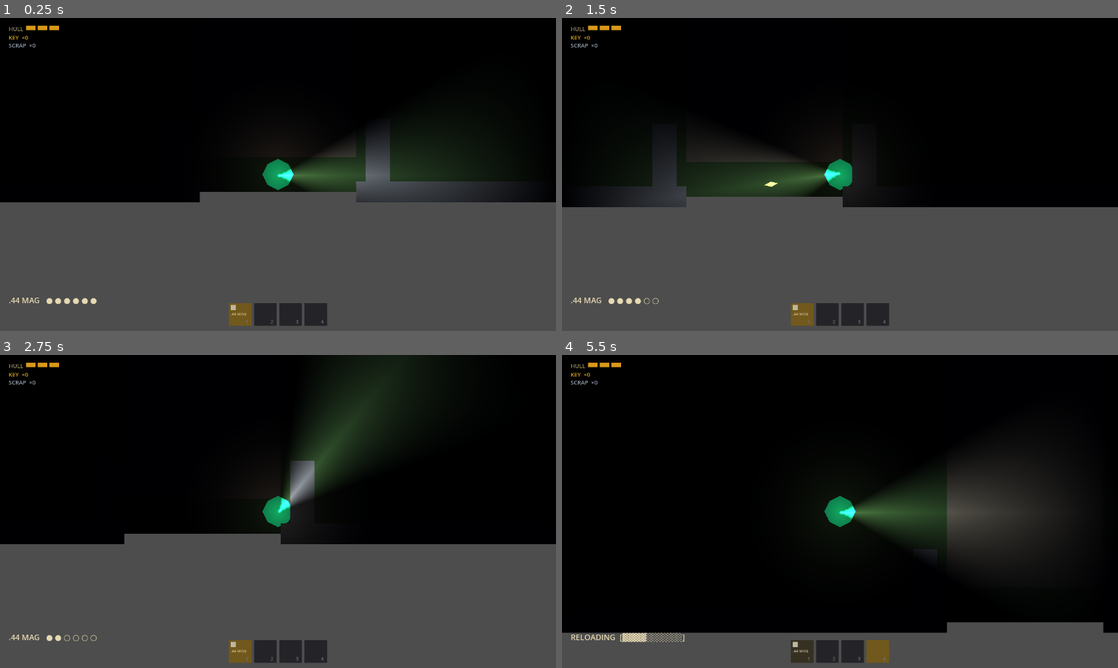
Above: before the commit, frames 1-4 (two rows, left to right).
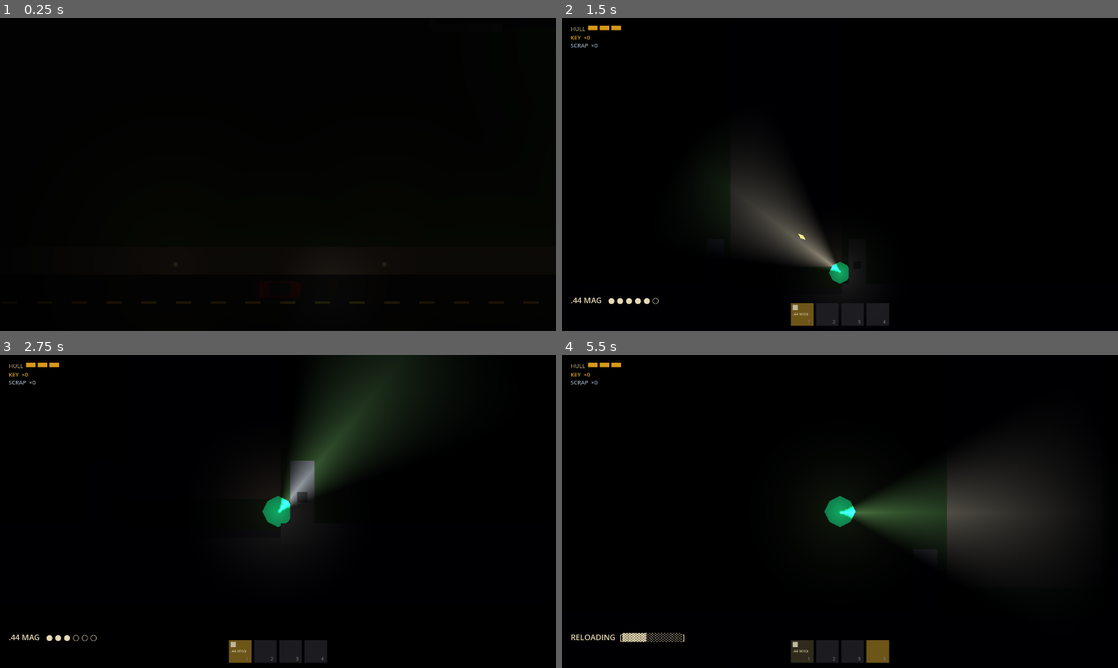
Above: after the commit, the same moments.

Repository: CodingCam-7/We-Lost-Dave
Game: Godot game, scene res://scenes/world.tscn
Same seed, same stepped clock (60 frames per second), same inputs: the game is played once before the commit and once after it. Sound files missing from this copy of the repository are replaced by a short silence.
Inputs (mouse positions are in pixels of both pictures, inside the frame that each line leads up to):
- Up to frame 1 (0.25 s): no input
- Up to frame 2 (1.5 s): tap Enter at 0.5 s; move the mouse to (962, 158) at 0.52 s; hold D (move_right) 0.53-1.28 s; tap E at 0.6 s; click (962, 158) at 0.67 s; tap Space at 0.77, 0.8, 1.07, 1.35 s; move the mouse to (728, 190) at 1.27 s; hold S (move_down) from 1.28 s (still down); click (728, 190) at 1.42 s
- Up to frame 3 (2.75 s): tap Space at 1.52, 1.82, 2.3 s; tap E at 1.55 s; move the mouse to (333, 442) at 2.02 s; release S (move_down) at 2.03 s; press the mouse at (333, 442) at 2.03 s; hold D (move_right) from 2.03 s (still down)
- Up to frame 4 (5.5 s): move the mouse to (812, 574) at 2.77 s; release D (move_right) at 2.78 s; release the mouse at (812, 574) at 2.78 s; hold W (move_up) 2.78-3.53 s; tap 1 at 2.85 s; click (812, 574) at 2.92 s; tap Space at 3.02, 3.32, 3.77, 3.8, 4.07, 4.52, 4.82, 5, 5.3 s; tap E at 3.05, 4.55 s; move the mouse to (1006, 558) at 3.52 s; hold A (move_left) 3.53-5.03 s; tap 2 at 3.6 s; click (1006, 558) at 3.67 s; tap R (reload) at 4.15 s; move the mouse to (673, 464) at 4.27 s; tap 3 at 4.35 s; click (673, 464) at 4.42 s; tap Escape at 4.9 s; move the mouse to (867, 511) at 5.02 s; hold S (move_down) from 5.03 s (still down); tap 4 at 5.1 s; click (867, 511) at 5.17 s

The runs differ from the first frame. In frame 1, 48% of the frame differs, in the area x 0-100%, y 2-100%; in frame 2, 43%; in frame 3, 39%; in frame 4, 11%.

Commit message:
Add intro cutscene: car drop-off, lit street, lights flicker out at the gate
Co-Authored-By: Claude Opus 5.5 (1M context) <noreply@anthropic.com>

Diff:
--- a/project.godot
+++ b/project.godot
@@ -66,5 +66,6 @@
 3d/physics_engine="Jolt Physics"
 
 [rendering]
+environment/defaults/default_clear_color=Color(0, 0, 0, 1)
 
 rendering_device/driver.windows="d3d12"
--- a/scripts/house_room.gd
+++ b/scripts/house_room.gd
@@ -32,6 +32,12 @@
 const COLOR_BACKYARD := Color(0.08, 0.12, 0.06)   # dark outdoor grass
 const COLOR_POOL     := Color(0.05, 0.10, 0.18)   # dark water
 const COLOR_SHED     := Color(0.10, 0.09, 0.08)   # dark wood
+const COLOR_ROAD     := Color(0.07, 0.07, 0.08)   # asphalt
+const COLOR_SIDEWALK := Color(0.20, 0.20, 0.20)   # concrete
+const COLOR_LANE     := Color(0.55, 0.45, 0.12)   # faded yellow centre line
+const COLOR_GATE     := Color(0.13, 0.13, 0.15)   # wrought iron
+
+const AMBIENT_DARK := Color(0.0, 0.0, 0.05)       # normal in-game darkness
 
 var _enemy_scene     := preload("res://scenes/enemy.tscn")
 var _chest_scene     := preload("res://scenes/chest.tscn")
@@ -39,6 +45,7 @@
 
 func _ready() -> void:
 	_build_darkness()
+	_build_street()
 	_build_front_yard()
 	_build_foyer()
 	_build_living_room()
@@ -56,14 +63,17 @@
 	_build_closet()
 	_spawn_enemies()
 	_spawn_furniture()
+	_build_intro_lamps()
 	_start_ambient()
+	# Intro runs last so every lamp and the player already exist
+	add_child(IntroSequence.new())
 
 # ── Darkness ───────────────────────────────────────────────────────────────────
 
 func _build_darkness() -> void:
 	var mod := CanvasModulate.new()
 	mod.name  = "AmbientDark"
-	mod.color = Color(0.0, 0.0, 0.05)
+	mod.color = AMBIENT_DARK
 	add_child(mod)
 
 # ── Front Yard · Gate · Path · Covered Porch ──────────────────────────────────
@@ -95,6 +105,88 @@
 	# Property side fences (south portion — extended northward each step)
 	_wall_v(470, 1100, -700)   # west
 	_wall_v(470, 1100,  700)   # east
+
+# Called by the intro once Dave is through — the gate shuts behind him.
+# Safe to call more than once.
+var _gate: StaticBody2D = null
+
+func close_gate() -> void:
+	if _gate:
+		return
+	_gate = _make_wall(Vector2(0, 1100), Vector2(180, 10))
+	_gate.get_child(0).color = COLOR_GATE
+	add_child(_gate)
+
+# ── Street (intro only — lit, then abandoned) ─────────────────────────────────
+#
+#  Sidewalk:   y: 1100 → 1180 (starts under the fence so there is no gap)   Road: y: 1180 → 1340   Far sidewalk: 1340 → 1390
+#  Runs x: -2600 → 2600 so the car can enter and leave off-screen.
+#  Neighbouring lawns fill the void either side of the property.
+
+func _build_street() -> void:
+	_floor_rect(Rect2(-2600,  400, 1900, 712), COLOR_OUTDOOR)   # west neighbour
+	_floor_rect(Rect2(  700,  400, 1900, 712), COLOR_OUTDOOR)   # east neighbour
+	_floor_rect(Rect2(-2600, 1100, 5200,  80), COLOR_SIDEWALK)
+	_floor_rect(Rect2(-2600, 1180, 5200, 160), COLOR_ROAD)
+	_floor_rect(Rect2(-2600, 1340, 5200,  50), COLOR_SIDEWALK)
+	_floor_rect(Rect2(-2600, 1390, 5200, 300), COLOR_OUTDOOR)
+	# Dashed centre line
+	var x := -2600.0
+	while x < 2600.0:
+		_floor_rect(Rect2(x, 1257, 44, 6), COLOR_LANE)
+		x += 100.0
+
+# ── Intro lamps ────────────────────────────────────────────────────────────────
+#
+#  Every light that's on during the intro. IntroSequence flickers them 5 times
+#  and turns them off for good once Dave reaches the gate.
+
+func _build_intro_lamps() -> void:
+	var sodium := Color(1.00, 0.72, 0.38)   # orange street light
+	var warm   := Color(1.00, 0.88, 0.65)
+	var flood  := Color(0.85, 0.90, 1.00)   # cool security floodlight
+
+	# Street lights along the sidewalk
+	for sx in [-2000, -1400, -800, -350, 350, 800, 1400, 2000]:
+		_add_lamp(Vector2(sx, 1150), sodium, 1.8, 3.8, true)
+	# Gate pillar lamps
+	_add_lamp(Vector2(-115, 1058), warm, 1.1, 1.4, true)
+	_add_lamp(Vector2( 115, 1058), warm, 1.1, 1.4, true)
+	# Porch light over the front door
+	_add_lamp(Vector2(0, 490), warm, 1.8, 2.6, true)
+	# Floodlights on the front corners of the house, washing the yard
+	_add_lamp(Vector2(-640, 500), flood, 1.4, 4.5, true)
+	_add_lamp(Vector2( 640, 500), flood, 1.4, 4.5, true)
+	# Warm glow from inside — every window lit
+	_add_lamp(Vector2(   0,  360), warm, 0.9, 1.6, false)   # foyer
+	_add_lamp(Vector2(   0,    0), warm, 0.8, 2.6, false)   # living room
+	_add_lamp(Vector2(-270,  400), warm, 0.7, 1.5, false)   # study
+	_add_lamp(Vector2( 310,  410), warm, 0.7, 1.5, false)   # bedroom
+	_add_lamp(Vector2(-480, -210), warm, 0.6, 1.8, false)   # kitchen
+	_add_lamp(Vector2( 530, -160), warm, 0.6, 1.8, false)   # dining room
+
+# A lamp = Node2D holding a "Light" and (for visible fixtures) a small "Bulb".
+func _add_lamp(pos: Vector2, color: Color, energy: float, scale: float, has_bulb: bool) -> void:
+	var lamp := Node2D.new()
+	lamp.position = pos
+	lamp.z_index  = 1
+	lamp.add_to_group("intro_lamps")
+
+	var light := LightUtils.make_light(color, energy, scale)
+	light.name    = "Light"
+	light.enabled = false   # IntroSequence switches them on
+	lamp.add_child(light)
+
+	if has_bulb:
+		var bulb := Polygon2D.new()
+		bulb.name    = "Bulb"
+		bulb.color   = color
+		bulb.polygon = PackedVector2Array([
+			Vector2(-6, -6), Vector2(6, -6), Vector2(6, 6), Vector2(-6, 6),
+		])
+		lamp.set_meta("bulb_color", color)
+		lamp.add_child(bulb)
+	add_child(lamp)
 
 # ── Foyer ──────────────────────────────────────────────────────────────────────
 #
--- /dev/null
+++ b/scripts/intro_sequence.gd
@@ -0,0 +1,205 @@
+extends Node
+class_name IntroSequence
+
+# Opening cutscene. Added by house_room.gd after the level is built.
+#
+#   1. Fade in on a brightly lit street. A car drives Dave in and stops at the gate.
+#   2. Dave steps out, the car pulls away, Dave walks up to the gate.
+#   3. Every lamp flickers 5 times and dies. The gate shuts behind him.
+#   4. Darkness — then his flashlight clicks on and the player takes control.
+#
+# Esc / Space skips. Plays once per launch (RunState.intro_played), so
+# reloading after death drops straight into the finished state.
+
+const CAR_START_X   := -1800.0
+const CAR_END_X     := 2600.0
+const CAR_Y         := 1222.0            # near lane of the road
+const DROP_OFF      := Vector2(0, 1168)  # where Dave steps out (sidewalk side of the car)
+const GATE_POS      := Vector2(0, 1050)  # just inside the gate — also the skip spawn
+const BRIGHT_AMBIENT := Color(0.55, 0.55, 0.62)  # world tint while the lamps are on
+
+const INTRO_ZOOM    := Vector2(0.8, 0.8)     # zoomed out to show off the house
+const INTRO_OFFSET  := Vector2(0, -330)      # camera looks north of Dave, framing the house
+const GAME_ZOOM     := Vector2(2.0, 2.0)     # matches Camera2D in player.tscn
+
+# (off seconds, on seconds) for each of the 5 flickers — irregular on purpose
+const FLICKERS := [[0.08, 0.30], [0.14, 0.12], [0.05, 0.45], [0.20, 0.08], [0.10, 0.25]]
+
+var _player:  Node2D
+var _camera:  Camera2D
+var _ambient: CanvasModulate
+var _car:     Node2D
+var _fade:    ColorRect
+var _tweens:  Array = []
+var _done     := false
+var _in_car   := false
+
+func _ready() -> void:
+	_player  = get_tree().get_first_node_in_group("player")
+	_camera  = _player.get_node("Camera2D")
+	_ambient = get_parent().get_node("AmbientDark")
+
+	if RunState.intro_played:
+		_finish()
+		return
+
+	_player.set_controls_enabled(false)
+	_player.get_node("Polygon2D").visible = false   # Dave is inside the car
+	_in_car = true
+	_camera.zoom   = INTRO_ZOOM
+	_camera.offset = INTRO_OFFSET
+	_set_lamps(true)
+
+	_car = _build_car()
+	_car.position = Vector2(CAR_START_X, CAR_Y)
+	get_parent().add_child(_car)
+	_player.global_position = _car.position
+
+	_build_fade()
+	_run()
+
+# Camera is a child of the player, so keeping Dave glued to the car makes
+# the camera ride along with it.
+func _process(_delta: float) -> void:
+	if _in_car:
+		_player.global_position = _car.global_position
+
+func _unhandled_input(event: InputEvent) -> void:
+	if _done:
+		return
+	if event is InputEventKey and event.pressed and not event.echo \
+			and event.physical_keycode in [KEY_ESCAPE, KEY_SPACE]:
+		get_viewport().set_input_as_handled()
+		_finish()
+
+# ── The sequence ──────────────────────────────────────────────────────────────
+
+func _run() -> void:
+	# 1. Fade in while the car drives in and slows to a stop at the gate
+	_track(create_tween()).tween_property(_fade, "color:a", 0.0, 2.0)
+	var drive := _track(create_tween())
+	drive.tween_property(_car, "position:x", 0.0, 7.0) \
+		.set_trans(Tween.TRANS_SINE).set_ease(Tween.EASE_OUT)
+	await drive.finished
+	if not await _wait(0.9): return
+
+	# 2. Dave steps out; car pulls away while he walks to the gate
+	_in_car = false
+	_player.get_node("Polygon2D").visible = true
+	_player.global_position = DROP_OFF
+	if not await _wait(0.6): return
+	_track(create_tween()).tween_property(_car, "position:x", CAR_END_X, 4.0) \
+		.set_trans(Tween.TRANS_QUAD).set_ease(Tween.EASE_IN)
+	if not await _wait(0.5): return
+	var walk := _track(create_tween())
+	walk.tween_property(_player, "global_position", GATE_POS, 2.8)
+	await walk.finished
+	if not await _wait(1.0): return
+
+	# 3. Lamps flicker 5 times, then die
+	for f in FLICKERS:
+		_set_lamps(false)
+		if not await _wait(f[0]): return
+		_set_lamps(true)
+		if not await _wait(f[1]): return
+	_set_lamps(false)
+	get_parent().close_gate()
+
+	# 4. A long beat of darkness, then the flashlight clicks on
+	if not await _wait(1.8): return
+	_finish()
+
+# Waits, then reports whether the intro is still running (false = skipped)
+func _wait(seconds: float) -> bool:
+	await get_tree().create_timer(seconds).timeout
+	return not _done
+
+func _track(t: Tween) -> Tween:
+	_tweens.append(t)
+	return t
+
+# Puts the world into its post-intro state. Used at the natural end, on skip,
+# and when the scene reloads after death.
+func _finish() -> void:
+	_done = true
+	_in_car = false
+	for t: Tween in _tweens:
+		if t.is_valid(): t.kill()
+	RunState.intro_played = true
+
+	_set_lamps(false)
+	get_parent().close_gate()
+	if is_instance_valid(_car):
+		_car.queue_free()
+	_car = null
+	if is_instance_valid(_fade):
+		_fade.get_parent().queue_free()
+
+	_player.get_node("Polygon2D").visible = true
+	_player.global_position = GATE_POS
+	_player.set_controls_enabled(true)
+
+	# Ease the camera back to gameplay framing (instant on a reload)
+	if _camera.zoom == GAME_ZOOM:
+		_camera.offset = Vector2.ZERO
+	else:
+		var cam := create_tween().set_parallel()
+		cam.tween_property(_camera, "zoom", GAME_ZOOM, 1.4).set_trans(Tween.TRANS_SINE)
+		cam.tween_property(_camera, "offset", Vector2.ZERO, 1.4).set_trans(Tween.TRANS_SINE)
+
+# ── Lamps ─────────────────────────────────────────────────────────────────────
+
+# Every lamp built by house_room.gd is in the "intro_lamps" group: a Node2D with
+# a "Light" (PointLight2D) and optionally a "Bulb" (Polygon2D) child.
+func _set_lamps(on: bool) -> void:
+	for lamp in get_tree().get_nodes_in_group("intro_lamps"):
+		lamp.get_node("Light").enabled = on
+		var bulb := lamp.get_node_or_null("Bulb")
+		if bulb:
+			bulb.color = lamp.get_meta("bulb_color") if on else Color(0.12, 0.12, 0.12)
+	# While the lamps are on the whole world is lit; when they die it drops
+	# back to the level's normal darkness
+	_ambient.color = BRIGHT_AMBIENT if on else get_parent().AMBIENT_DARK
+
+# ── Visual builders ───────────────────────────────────────────────────────────
+
+func _build_fade() -> void:
+	var layer := CanvasLayer.new()
+	layer.layer = 90
+	_fade = ColorRect.new()
+	_fade.color = Color(0, 0, 0, 1)
+	_fade.set_anchors_preset(Control.PRESET_FULL_RECT)
+	_fade.mouse_filter = Control.MOUSE_FILTER_IGNORE
+	layer.add_child(_fade)
+	add_child(layer)
+
+# Top-down sedan facing east (+x), with headlights and tail lights
+func _build_car() -> Node2D:
+	var car := Node2D.new()
+	car.name = "IntroCar"
+	car.z_index = 1
+
+	var body := Polygon2D.new()
+	body.color   = Color(0.22, 0.06, 0.07)   # dark maroon
+	body.polygon = PackedVector2Array([
+		Vector2(-60, -24), Vector2(48, -24), Vector2(60, -14),
+		Vector2(60, 14), Vector2(48, 24), Vector2(-60, 24),
+	])
+	car.add_child(body)
+
+	var cabin := Polygon2D.new()
+	cabin.color   = Color(0.08, 0.09, 0.11)  # tinted glass roof
+	cabin.polygon = PackedVector2Array([
+		Vector2(-30, -18), Vector2(22, -18), Vector2(30, -12),
+		Vector2(30, 12), Vector2(22, 18), Vector2(-30, 18),
+	])
+	car.add_child(cabin)
+
+	for y in [-15.0, 15.0]:
+		var head := LightUtils.make_light(Color(1.0, 0.97, 0.85), 1.4, 1.3)
+		head.position = Vector2(150, y * 2.0)   # pool of light on the road ahead
+		car.add_child(head)
+		var tail := LightUtils.make_light(Color(1.0, 0.1, 0.05), 0.9, 0.25)
+		tail.position = Vector2(-62, y)
+		car.add_child(tail)
+	return car
--- /dev/null
+++ b/scripts/light_utils.gd
@@ -0,0 +1,29 @@
+class_name LightUtils
+
+# Shared helpers for PointLight2D lamps (street lights, house lights, car lights).
+
+static var _radial: GradientTexture2D = null
+
+# Soft round glow: white in the centre fading to transparent at the edge.
+# 256px wide, so texture_scale 1.0 ≈ 128px radius. Built once and reused.
+static func radial_texture() -> GradientTexture2D:
+	if _radial == null:
+		var grad := Gradient.new()
+		grad.set_color(0, Color(1, 1, 1, 1))
+		grad.set_color(1, Color(1, 1, 1, 0))
+		_radial = GradientTexture2D.new()
+		_radial.gradient  = grad
+		_radial.fill      = GradientTexture2D.FILL_RADIAL
+		_radial.fill_from = Vector2(0.5, 0.5)
+		_radial.fill_to   = Vector2(1.0, 0.5)
+		_radial.width     = 256
+		_radial.height    = 256
+	return _radial
+
+static func make_light(color: Color, energy: float, scale: float) -> PointLight2D:
+	var light := PointLight2D.new()
+	light.texture       = radial_texture()
+	light.color         = color
+	light.energy        = energy
+	light.texture_scale = scale
+	return light
--- a/scripts/player.gd
+++ b/scripts/player.gd
@@ -567,6 +567,21 @@
 	_backpack_panel.visible = _backpack_open
 	_refresh_backpack()
 
+# ── Cutscene control ──────────────────────────────────────────────────────────
+
+# Turned off by the intro while Dave is driven in. Disables movement, weapon,
+# input, the HUD and his flashlight; turning it back on restores all of them.
+func set_controls_enabled(on: bool) -> void:
+	set_physics_process(on)
+	set_process_unhandled_input(on)
+	velocity = Vector2.ZERO
+	$CollisionShape2D.set_deferred("disabled", not on)
+	if _hud_canvas:
+		_hud_canvas.visible = on
+	var light := $DaveLight
+	light.visible      = on
+	light.process_mode = Node.PROCESS_MODE_INHERIT if on else Node.PROCESS_MODE_DISABLED
+
 # ── Scrap & workbench upgrades ────────────────────────────────────────────────
 
 func get_scrap() -> int:
--- a/scripts/run_state.gd
+++ b/scripts/run_state.gd
@@ -7,6 +7,7 @@
 
 var scrap:          int        = 0
 var upgrade_levels: Dictionary = {}   # upgrade id -> times purchased
+var intro_played:   bool       = false  # intro cutscene only plays once per launch
 
 func get_level(id: String) -> int:
 	return upgrade_levels.get(id, 0)
